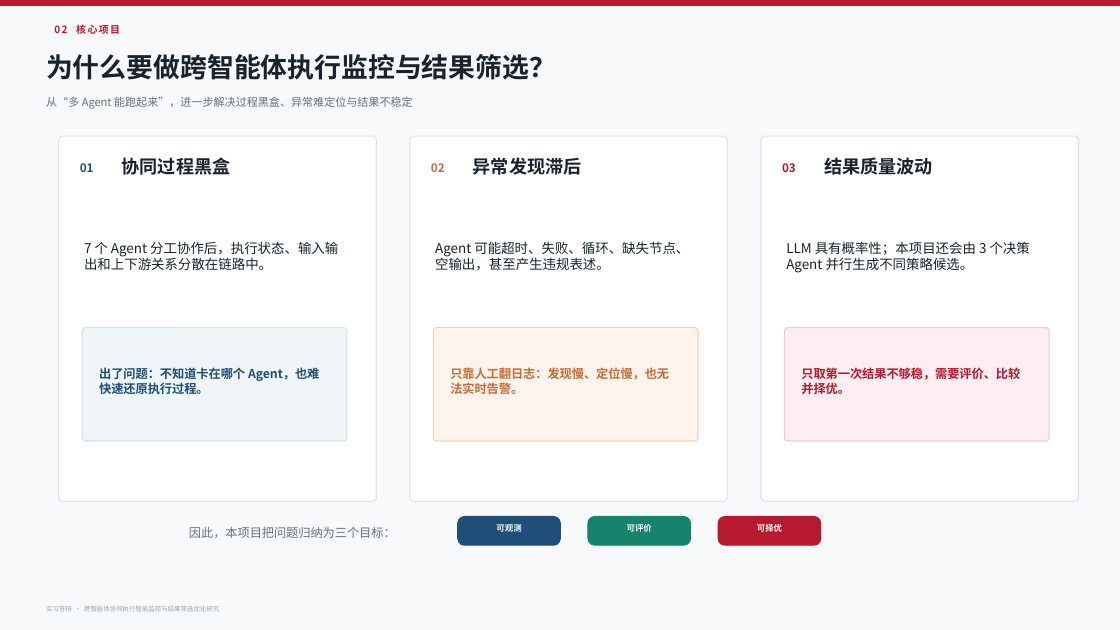
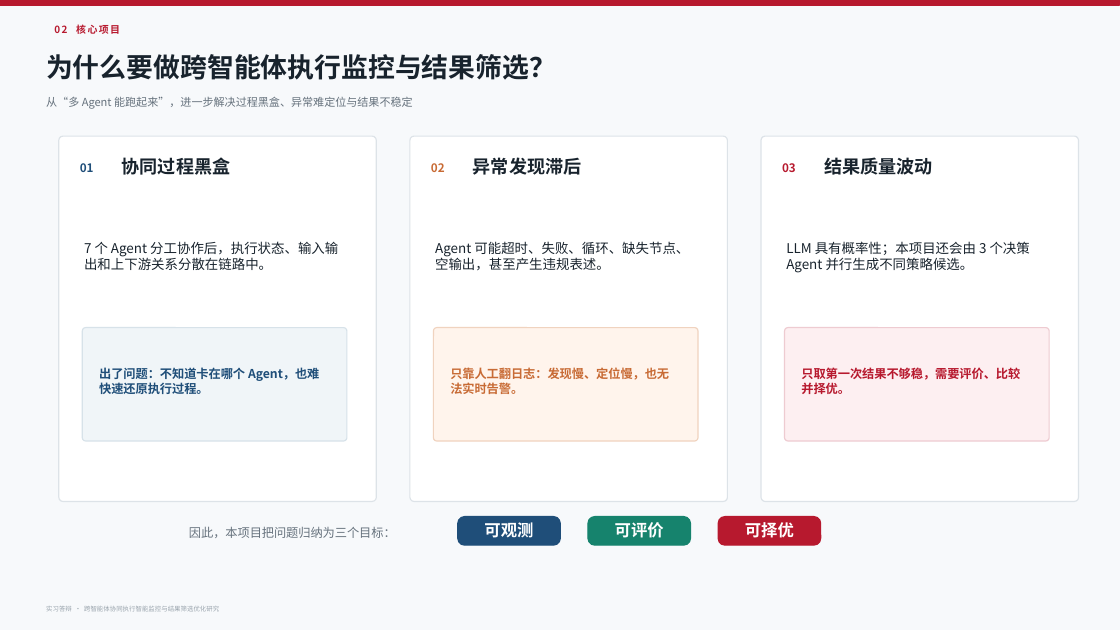
Before and after one commit to xiejiani1207/AgentCoMonitor, a slide deck: slide 3 of docs/实习答辩PPT_AgentCoMonitor_真实项目版_V2.1.pptx. Drawn at 1120x630 pixels with LibreOffice and Linux fonts; fonts in the diff are those of the drawing. Boxes give left, top, right and bottom in pixels: in the first picture for what was removed or moved away, otherwise in the second. Text is boxed around its words. In the diff, an @@ line names an element or a change of style, - is before the commit and + after.

```diff
--- a/docs/实习答辩PPT_AgentCoMonitor_真实项目版_V2.1.pptx
+++ b/docs/实习答辩PPT_AgentCoMonitor_真实项目版_V2.1.pptx
@@ size 7.2 to 14 pt in 3 elements at [484,522,533,538], [615,522,664,538], [745,522,794,538] @@
```
Also in this commit, not shown: 8 other slides changed, 5 other files.
